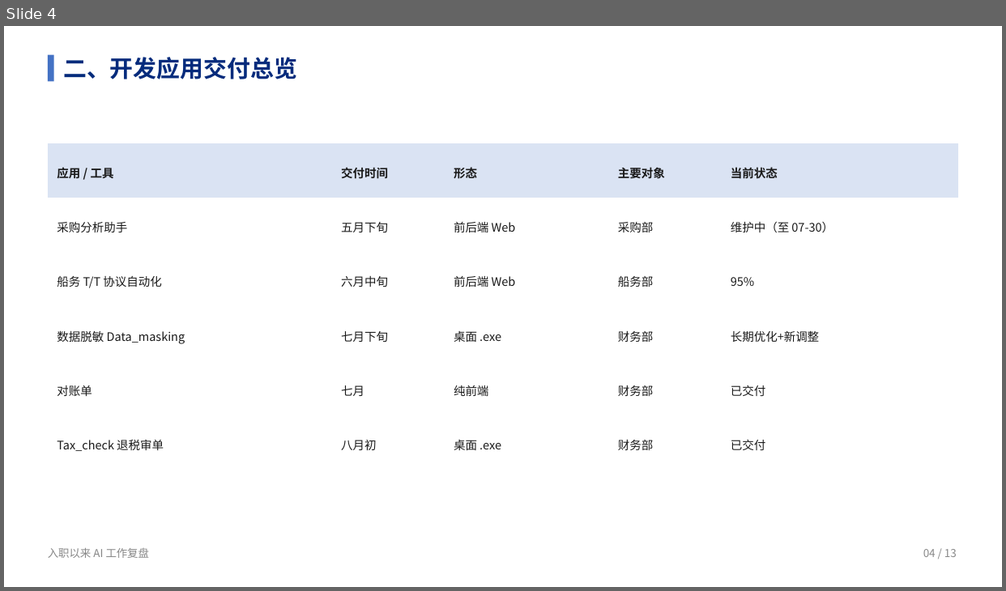
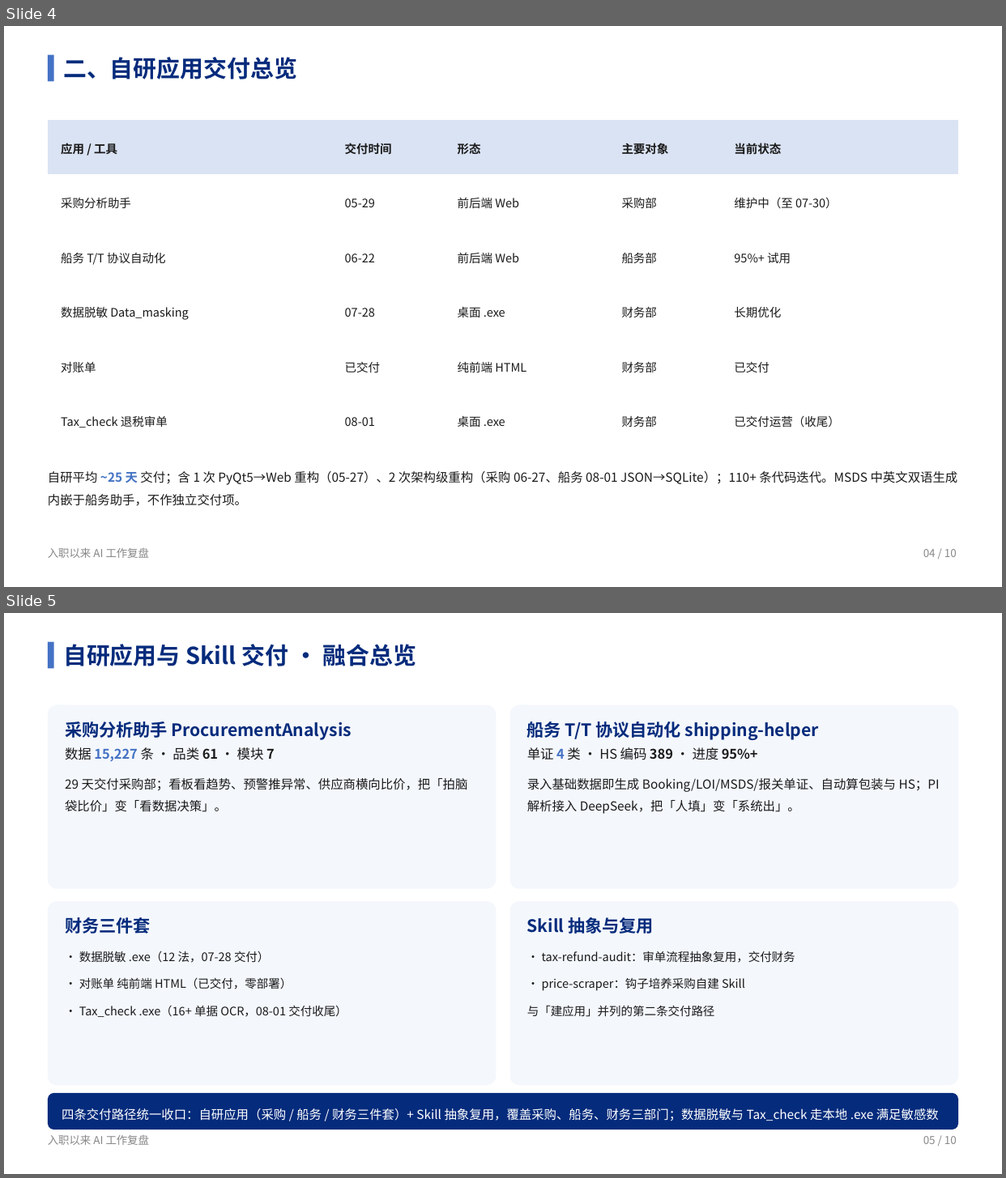
Before and after one commit to liellaaaaa/lw, a slide deck: PPT/入职以来AI工作复盘/入职以来AI工作复盘.pptx. Shown one above the other, each under a label of ours: slide 4 before the commit, slides 4 and 5 after it. The pictures are 1006x591 and 1006x1178 pixels, drawn with LibreOffice and Linux fonts; fonts in the diff are those of the drawing. Boxes give left, top, right and bottom in pixels: in the first picture for what was removed or moved away, otherwise in the second. Text is boxed around its words. In the diff, an @@ line names an element or a change of style, - is before the commit and + after.

```diff
--- a/PPT/入职以来AI工作复盘/入职以来AI工作复盘.pptx
+++ b/PPT/入职以来AI工作复盘/入职以来AI工作复盘.pptx
@@ slide 5 added at (x1=4, y1=613, x2=1002, y2=1174), background #FFFFFF @@
@@ rectangle added at (x1=48, y1=642, x2=53, y2=668), fill #4472C4 @@
@@ text added at (x1=63, y1=644, x2=417, y2=666), 22.5 pt, text #052B7C, bold @@
+自研应用与 Skill 交付 · 融合总览
@@ rounded rectangle added at (x1=48, y1=705, x2=496, y2=889), fill #F4F7FC @@
@@ rounded rectangle added at (x1=510, y1=705, x2=958, y2=889), fill #F4F7FC @@
@@ text added at (x1=65, y1=722, x2=351, y2=740), 16.5 pt, text #052B7C, bold @@
+采购分析助手 ProcurementAnalysis
@@ text added at (x1=527, y1=722, x2=819, y2=740), 16.5 pt, text #052B7C, bold @@
+船务 T/T 协议自动化 shipping-helper
@@ text added at (x1=65, y1=747, x2=275, y2=761), 12.8 pt, text #1A1A1A @@
+数据 15,227 条 · 品类 61 · 模块 7
@@ text added at (x1=527, y1=747, x2=758, y2=760), 12.8 pt, text #1A1A1A @@
+单证 4 类 · HS 编码 389 · 进度 95%+
@@ text added at (x1=65, y1=778, x2=468, y2=812), 12 pt, text #1A1A1A @@
+29 天交付采购部；看板看趋势、预警推异常、供应商横向比价，把「拍脑袋比价」变「看数据决策」。
@@ text added at (x1=527, y1=778, x2=940, y2=814), 12 pt, text #1A1A1A @@
+录入基础数据即生成 Booking/LOI/MSDS/报关单证、自动算包装与 HS；PI 解析接入 DeepSeek，把「人填」变「系统出」。
@@ rounded rectangle added at (x1=48, y1=901, x2=496, y2=1085), fill #F4F7FC @@
@@ rounded rectangle added at (x1=510, y1=901, x2=958, y2=1085), fill #F4F7FC @@
@@ text added at (x1=65, y1=918, x2=151, y2=934), 16.5 pt, text #052B7C, bold @@
+财务三件套
@@ text added at (x1=527, y1=918, x2=654, y2=934), 16.5 pt, text #052B7C, bold @@
+Skill 抽象与复用
@@ text added at (x1=79, y1=952, x2=269, y2=963), 11.2 pt, text #1A1A1A @@
+· 数据脱敏 .exe（12 法，07-28 交付）
@@ text added at (x1=542, y1=951, x2=795, y2=963), 11.2 pt, text #1A1A1A @@
+· tax-refund-audit：审单流程抽象复用，交付财务
@@ text added at (x1=79, y1=977, x2=292, y2=990), 11.2 pt, text #1A1A1A @@
+· 对账单 纯前端 HTML（已交付，零部署）
@@ text added at (x1=542, y1=977, x2=745, y2=991), 11.2 pt, text #1A1A1A @@
+· price-scraper：钩子培养采购自建 Skill
@@ text added at (x1=79, y1=1005, x2=347, y2=1017), 11.2 pt, text #1A1A1A @@
+· Tax_check .exe（16+ 单据 OCR，08-01 交付收尾）
@@ text added at (x1=527, y1=1005, x2=715, y2=1017), 11.2 pt, text #1A1A1A @@
+与「建应用」并列的第二条交付路径
@@ rounded rectangle added at (x1=48, y1=1093, x2=958, y2=1131), fill #052B7C @@
@@ text added at (x1=62, y1=1109, x2=939, y2=1144), 12 pt, text #FFFFFF @@
+四条交付路径统一收口：自研应用（采购 / 船务 / 财务三件套）+ Skill 抽象复用，覆盖采购、船务、财务三部门；数据脱敏与 Tax_check 走本地 .exe 满足敏感数据不出境。
@@ text added at (x1=48, y1=1135, x2=150, y2=1145), 10.5 pt, text #888888 @@
+入职以来 AI 工作复盘
@@ text added at (x1=923, y1=1136, x2=957, y2=1144), 10.5 pt, text #888888 @@
+05 / 10
@@ slide 4 changed as well @@
@@ text at (x1=63, y1=57, x2=297, y2=79): text changed @@
-二、开发应用交付总览
+二、自研应用交付总览
@@ table at (x1=48, y1=120, x2=957, y2=447) @@
-row 2, column 2: 五月下旬
+row 2, column 2: 05-29
-row 3, column 2: 六月中旬
+row 3, column 2: 06-22
-row 3, column 5: 95%
+row 3, column 5: 95%+ 试用
-row 4, column 2: 七月下旬
+row 4, column 2: 07-28
-row 4, column 5: 长期优化+新调整
+row 4, column 5: 长期优化
-row 5, column 2: 七月
+row 5, column 2: 已交付
-row 5, column 3: 纯前端
+row 5, column 3: 纯前端 HTML
-row 6, column 2: 八月初
+row 6, column 2: 08-01
-row 6, column 5: 已交付
+row 6, column 5: 已交付运营（收尾）
@@ table moved from (x1=48, y1=143, x2=957, y2=472) to (x1=48, y1=120, x2=957, y2=447) @@
@@ text added at (x1=48, y1=472, x2=958, y2=506), 12 pt, text #1A1A1A @@
+自研平均 ~25 天 交付；含 1 次 PyQt5→Web 重构（05-27）、2 次架构级重构（采购 06-27、船务 08-01 JSON→SQLite）；110+ 条代码迭代。MSDS 中英文双语生成内嵌于船务助手，不作独立交付项。
@@ text at (x1=923, y1=549, x2=957, y2=557): text changed @@
-04 / 13
+04 / 10
```
Also in this commit, not shown: 7 other slides changed, 1 other slide added, 18 other files.
